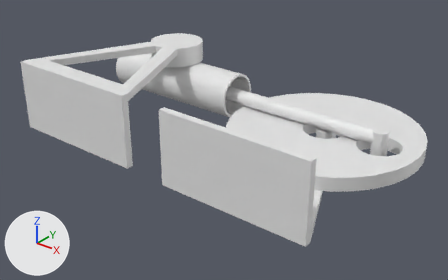
Renders of the Blender file osc.blend from each side of a commit.
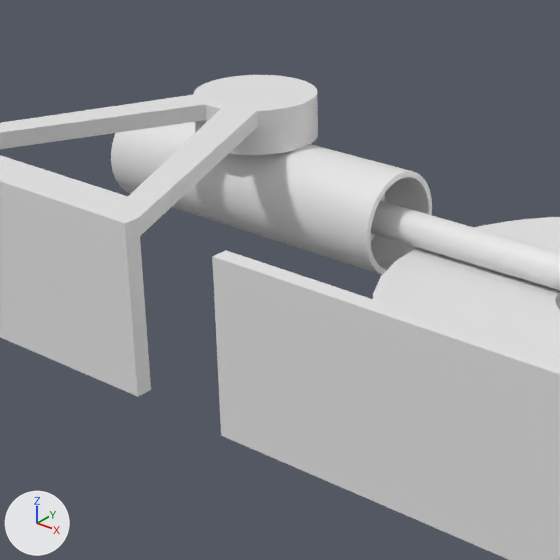
Each version is shown whole from a 50 mm camera at (1.39, -2.55, 1.36) aimed at (-0.45, -0.25, -0.06), then close up on the part from 15% to 68% of the width and 1% to 85% of the height. The axes (+X, +Y, +Z) are drawn at lower left. The lights are the same throughout.

Before the edit, the objects in view are built like this:
```python
me_cube_001 = bpy.data.meshes.new('Cube.001')
me_cube_001.from_pydata(...)  # 148 vertices, 86 faces; spans x -0.77..0.77, y -0.57..1.26, z -0.1..10.61
me_cube_001.polygons.foreach_set('use_smooth', [True] * 86)
# before: 64 (-0.77, -0.5, -0.1), 65 (-0.77, -0.5, 1.0), 70 (-0.77, -0.57, -0.1) at pixel (221, 435), 71 (-0.77, -0.57, 1.0) at pixel (220, 418), 75 (-0.77, -0.5, 10.61) at pixel (226, 250)
# before: 77 (-0.77, -0.57, 10.61) at pixel (212, 256)
me_cube_002 = bpy.data.meshes.new('Cube.002')
me_cube_002.from_pydata(...)  # 188 vertices, 100 faces; spans x -0.77..0.77, y -0.57..1.3, z -0.1..10.61
me_cube_002.polygons.foreach_set('use_smooth', [True] * 100)
# before: 97 (0.77, -0.5, -0.1) at pixel (138, 217), 98 (0.77, -0.5, 1.0) at pixel (139, 236), 101 (0.77, -0.57, 1.0) at pixel (126, 242), 102 (0.77, -0.57, -0.1) at pixel (124, 223), 103 (0.77, -0.5, 10.61) at pixel (151, 389)
# before: 105 (0.77, -0.57, 10.61) at pixel (137, 396)
me_cylinder_001 = bpy.data.meshes.new('Cylinder.001')
me_cylinder_001.from_pydata(...)  # 196 vertices, 101 faces; spans x -1.0..1.0, y -1.0..1.0, z -0.25..0.25
me_cylinder_001.polygons.foreach_set('use_smooth', [True] * 101)
ob_crank = bpy.data.objects.new('Crank', me_cylinder_001)
ob_crank.location = (0.0, 0.0, 0.0)
ob_crank.rotation_euler = (0.0, 0.0, 3.142)  # degrees (0, 0, 180)
ob_crank.scale = (0.5, 0.5, 0.14)
ob_crankholder = bpy.data.objects.new('CrankHolder', me_cube_001)
ob_crankholder.location = (0.0, -0.5, -0.07)
ob_crankholder.scale = (0.5, 0.5, 0.035)
ob_cylinderholder = bpy.data.objects.new('CylinderHolder', me_cube_002)
ob_cylinderholder.location = (-1.0, -0.5, 0.305)
ob_cylinderholder.scale = (0.5, 0.5, -0.035)
# also in view: 'PistonAssembly' at (-0.22, 0.0, 0.07); 'PistonCylinder' at (-0.98, 0.0, 0.11)
```
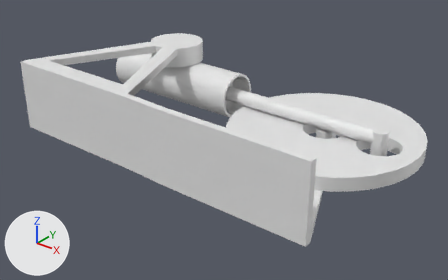
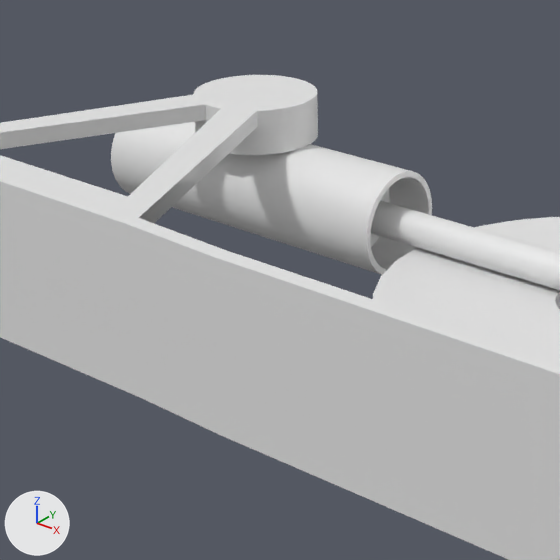
What changed in the scene script:
```text
Change me_cube_001:
    where me_cube_001.from_pydata(...)  # 148 vertices, 86 faces; spans x -0.77..0.77, y -0.57..1.26, z -0.1..10.61
    used by ob_crankholder; location = (0.0, -0.5, -0.07); scale = (0.5, 0.5, 0.035)
    verts and faces of me_cube_001; kept vertices keep their numbers, new ones are numbered from 148
    me_cube_001 part 1
    add verts[148] = (-1.23, -0.57, 0.1)  # pixel (137, 396)
    add verts[149] = (-1.23, -0.57, 1.21)  # pixel (136, 379)
    add verts[150] = (-1.23, -0.57, 10.82)  # pixel (124, 223)
    add faces += [(71, 77, 150, 149), (70, 148, 149, 71), (64, 65, 148), (65, 149, 150, 75), (65, 149, 148), (64, 148, 70)]
    add faces += [(75, 150, 77)]
Change me_cube_002:
    where me_cube_002.from_pydata(...)  # 188 vertices, 100 faces; spans x -0.77..0.77, y -0.57..1.3, z -0.1..10.61
    used by ob_cylinderholder; location = (-1.0, -0.5, 0.305); scale = (0.5, 0.5, -0.035)
    verts and faces of me_cube_002; kept vertices keep their numbers, new ones are numbered from 188
    me_cube_002 part 2
    add verts[188] = (1.23, -0.5, 0.1)  # pixel (226, 250)
    add verts[189] = (1.23, -0.5, 1.21)
    add verts[190] = (1.23, -0.5, 10.82)
    add faces += [(98, 103, 190, 189), (97, 188, 189, 98), (97, 188, 102), (103, 190, 105), (101, 105, 190, 188), (101, 102, 188)]
```

Pixel boxes (x1, y1, x2, y2) of what changed, in the close-ups (560 x 560 px):
'CrankHolder', reshaped
    before: (212, 250, 560, 560)
    after: (125, 224, 560, 560)
part 1 of me_cube_001, added
    after: (125, 224, 226, 435)
part 2 of me_cube_002, added
    after: (125, 218, 224, 250)
